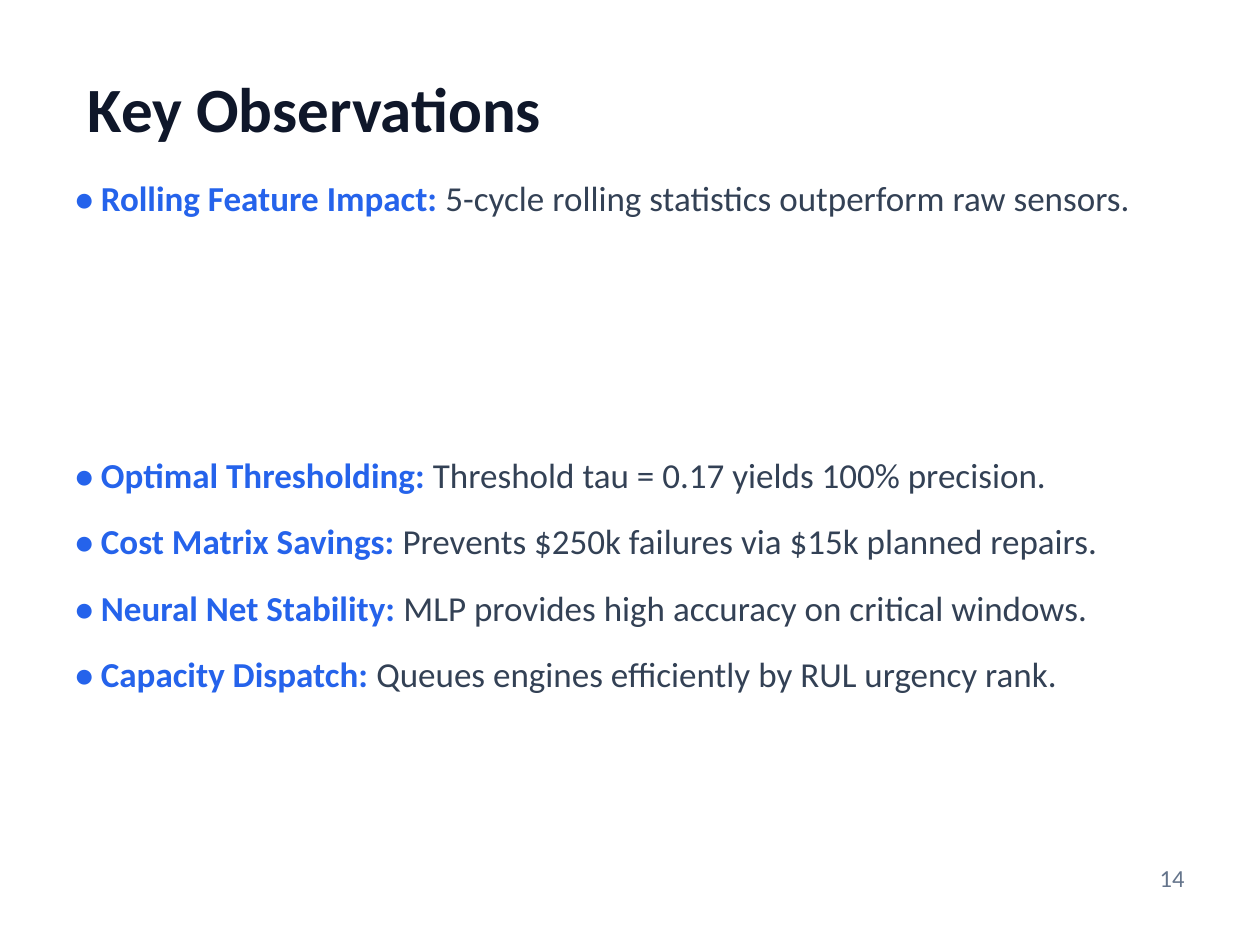
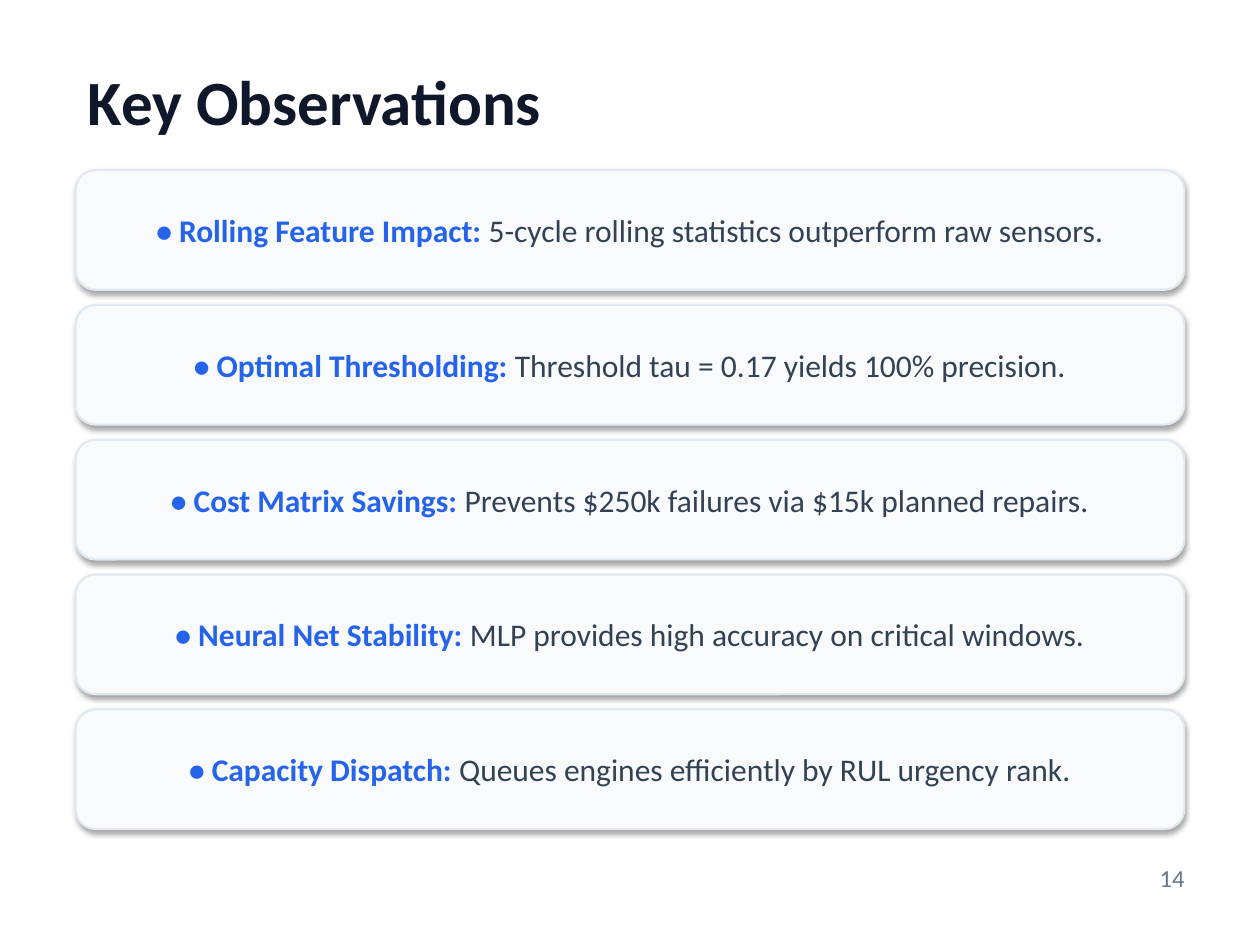
Before and after one commit to PiyushTiwari2051/Predictive-Master, a slide deck: slide 14 of Internship Presentation PPTs Template Final.pptx. Drawn at 1260x945 pixels with LibreOffice and Linux fonts; fonts in the diff are those of the drawing. Boxes give left, top, right and bottom in pixels: in the first picture for what was removed or moved away, otherwise in the second. Text is boxed around its words. In the diff, an @@ line names an element or a change of style, - is before the commit and + after.

```diff
--- a/Internship Presentation PPTs Template Final.pptx
+++ b/Internship Presentation PPTs Template Final.pptx
@@ text "Key Observations": place and size @@
-text "Key Observations" at [88, 87, 541, 142]
+text "Key Observations" at [88, 80, 541, 135]
@@ rounded rectangle "• Rolling Feature Impact: 5-cycle ...": place and size @@
-rounded rectangle "• Rolling Feature Impact: 5-cycle ..." at [101, 186, 1130, 693]
+rounded rectangle "• Rolling Feature Impact: 5-cycle ..." at [76, 170, 1184, 290]
@@ rounded rectangle "• Rolling Feature Impact: 5-cycle ..." at [76, 170, 1184, 290]: size 20 to 18 pt; alignment left to centre; less space between paragraphs; vertical alignment top to middle; fill none to #F8FAFC; outline none to #E2E8F0 1.2 pt; shadow on @@
@@ rounded rectangle added at [76, 305, 1184, 425], fill #F8FAFC, outline #E2E8F0 1.2 pt, 18 pt, text #334155 @@
+• Optimal Thresholding: Threshold tau = 0.17 yields 100% precision.
@@ rounded rectangle added at [76, 440, 1184, 559], fill #F8FAFC, outline #E2E8F0 1.2 pt, 18 pt, text #334155 @@
+• Cost Matrix Savings: Prevents $250k failures via $15k planned repairs.
@@ text in rounded rectangle at [101, 463, 1097, 693]: paragraphs removed @@
-• Optimal Thresholding: Threshold tau = 0.17 yields 100% precision.
-• Cost Matrix Savings: Prevents $250k failures via $15k planned repairs.
-• Neural Net Stability: MLP provides high accuracy on critical windows.
-• Capacity Dispatch: Queues engines efficiently by RUL urgency rank.
@@ rounded rectangle added at [76, 575, 1184, 694], fill #F8FAFC, outline #E2E8F0 1.2 pt, 18 pt, text #334155 @@
+• Neural Net Stability: MLP provides high accuracy on critical windows.
@@ rounded rectangle added at [76, 709, 1184, 829], fill #F8FAFC, outline #E2E8F0 1.2 pt, 18 pt, text #334155 @@
+• Capacity Dispatch: Queues engines efficiently by RUL urgency rank.
```
Also in this commit, not shown: 14 other slides changed, 1 other file.
